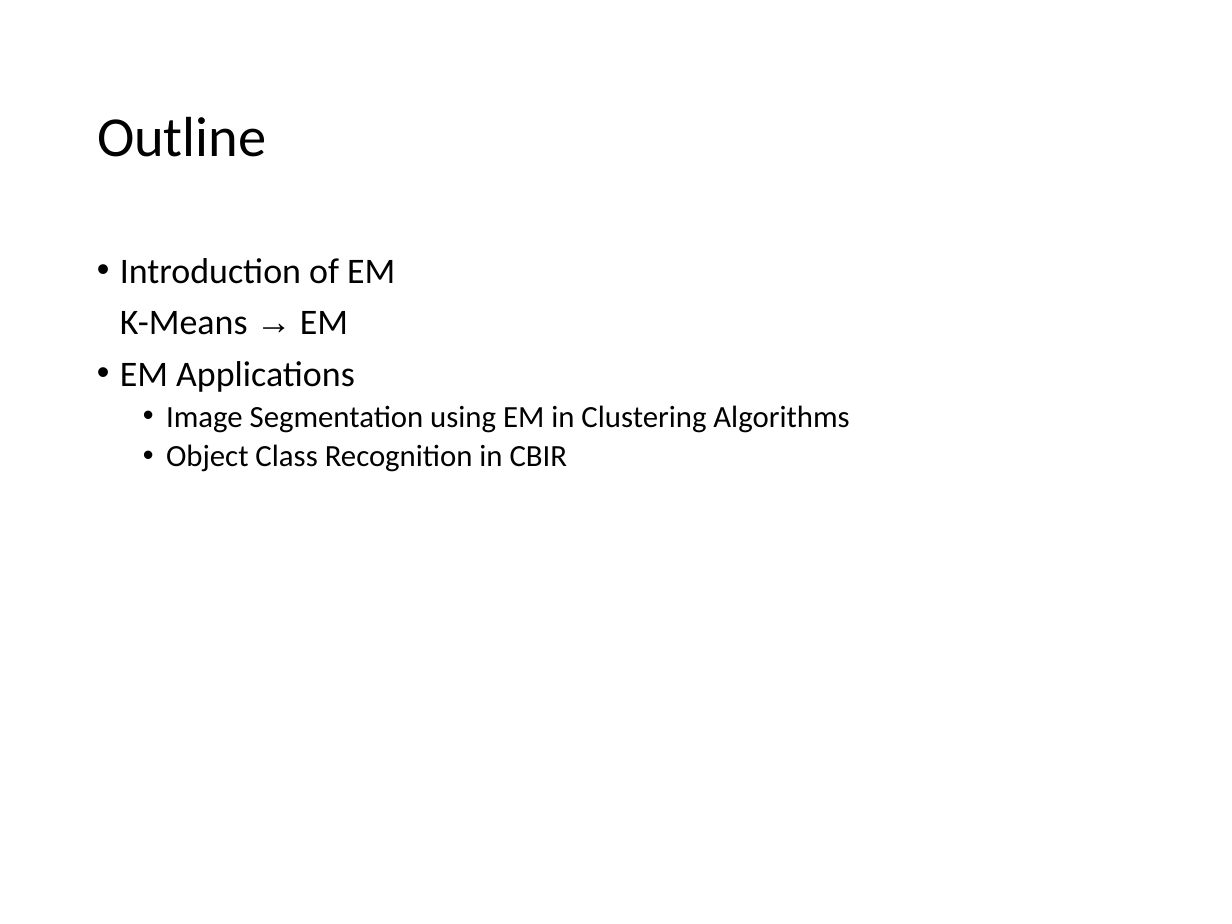
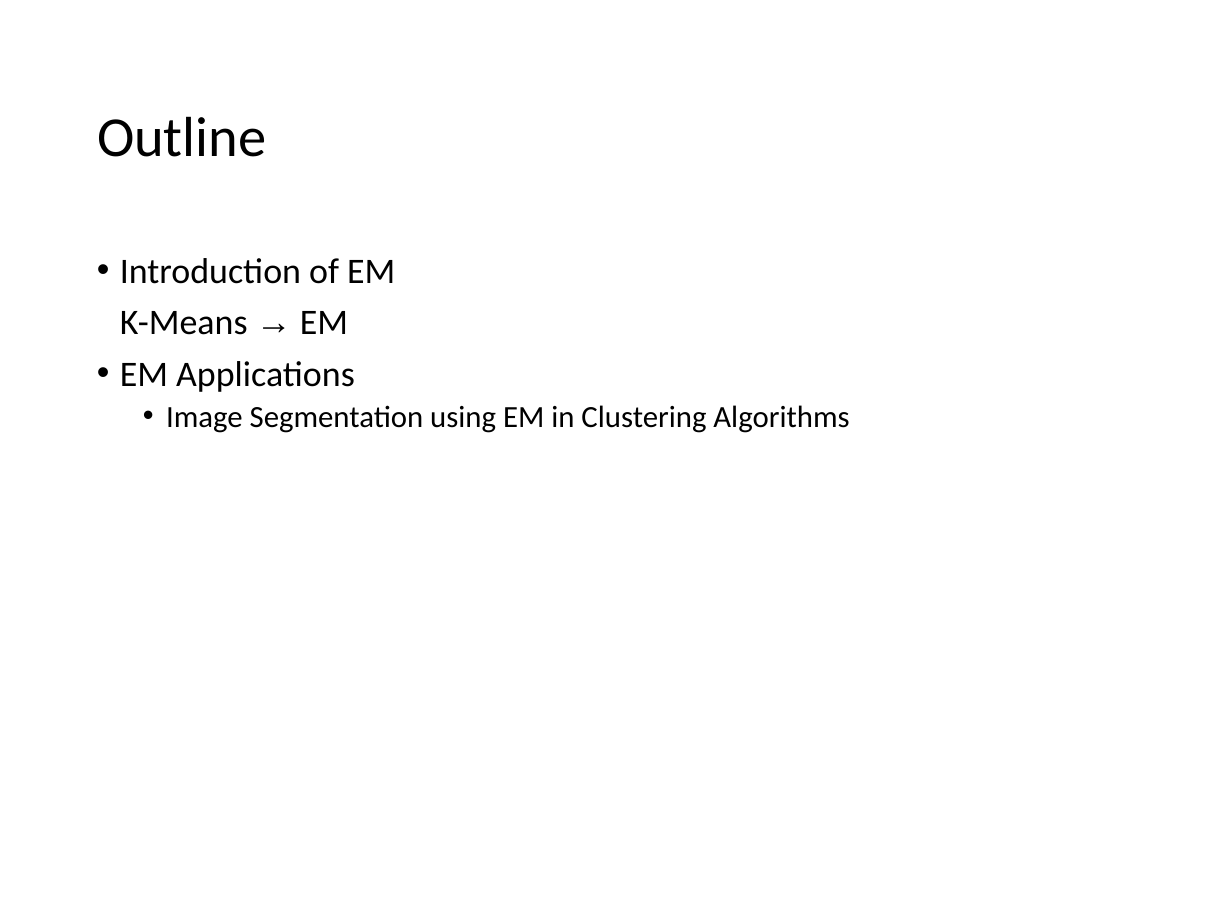
Before and after one commit to cmsc426spring2019/cmsc426spring2019.github.io, a slide deck: slide 2 of lectures/week_2/EM.ppt. Drawn at 1232x924 pixels with LibreOffice and Linux fonts; fonts in the diff are those of the drawing. Boxes give left, top, right and bottom in pixels: in the first picture for what was removed or moved away, otherwise in the second. Text is boxed around its words. In the diff, an @@ line names an element or a change of style, - is before the commit and + after.

```diff
--- a/lectures/week_2/EM.ppt
+++ b/lectures/week_2/EM.ppt
@@ text at bbox=[166, 444, 568, 472]: paragraph removed @@
-  • Object Class Recognition in CBIR
```
Also in this commit, not shown: 2 other slides changed, 7 slides added, 1 slide removed.
